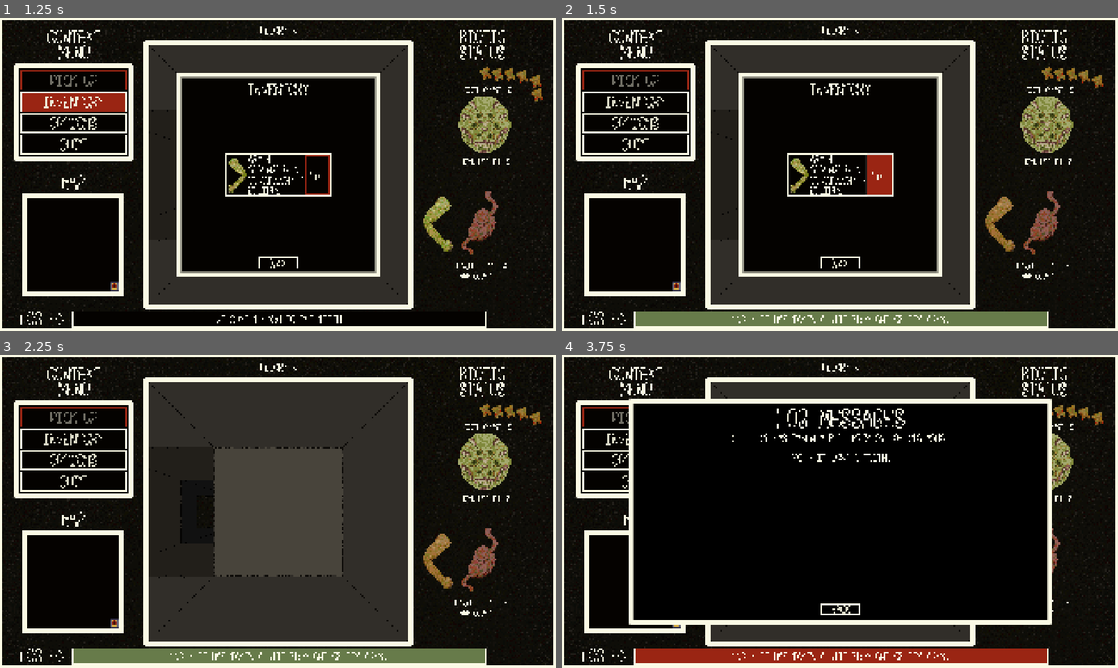
Above: before the commit, frames 1-4 (two rows, left to right).
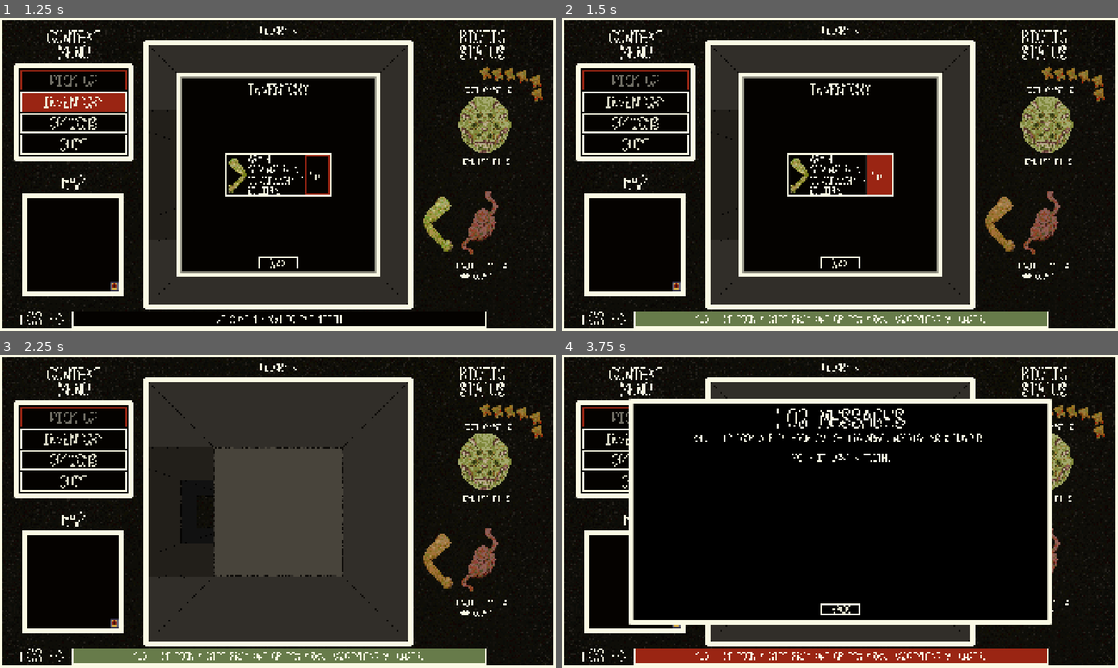
Above: after the commit, the same moments.

Repository: sym-z/arm-to-the-teeth
Game: Godot game, scene res://scenes/testing_level/testing_level.tscn
Same seed, same stepped clock (60 frames per second), same inputs: the game is played once before the commit and once after it. The project has no main scene, so this scene is started directly.
Inputs (mouse positions are in pixels of both pictures, inside the frame that each line leads up to):
- Up to frame 1 (1.25 s): click "INVENTORY" at 0.5 s
- Up to frame 2 (1.5 s): click "EAT" at 1.25 s
- Up to frame 3 (2.25 s): click "BACK" at 2 s
- Up to frame 4 (3.75 s): click "OPTIONS" at 2.75 s; tap Enter at 3.5 s; move the mouse to (840, 655) at 3.52 s; hold D (turn_right) from 3.53 s (still down); hold Space (pick_up) from 3.53 s (still down); click (840, 655) at 3.67 s

Frame 1 is identical in both runs. In frame 2, 0.5% of the frame differs, in the area x 24-98%, y 22-98%; in frame 3, 0.5%; in frame 4, 0.8%, in the area x 23-98%, y 22-98%.
Error in both runs: Invalid access to property or key 'ignore_combat' on a base object of type 'Node (globals.gd)'. (res://prefabs/player/player.gd:9)

Commit message:
hunger affects damage, and levels tuned

Diff:
--- a/src/prefabs/player/player.gd
+++ b/src/prefabs/player/player.gd
@@ -27,8 +27,13 @@
 var head : Head
 ## Hunger Stats
 var hunger : int = 0
-enum HUNGER_LEVEL {SATISFIED = 0,HUNGRY = 20, STARVING = 40, DEAD = 60}
+enum HUNGER_LEVEL {SATISFIED = 50,HUNGRY = 100, STARVING = 150, DEAD = 200}
+var arm_nurishment_min : int = 10
+var arm_nurishment_max : int = 30
 var hunger_state : HUNGER_LEVEL = HUNGER_LEVEL.SATISFIED
+var attack_debuff : float = 1.0
+var death_steps : int = 0
+const HUNGER_DAMAGE_TICK : int = 10
 signal hunger_ticked
 # For connecting the UI in the future to show specific states of hunger.
 signal hunger_satisfied
@@ -276,10 +281,15 @@
 # Apply conditions to hunger, tooth count, and health
 func arm_bitten():
 	#TODO: Randomize and check max and minimums
-	hunger -= 1
-	head.remove_teeth(1)
-	head.health += 1
-	Log.add_log_message("IT HAS TAKEN A BITE FROM ONE OF ITS ARMS.")
+	var hunger_nourished : int = randi_range(arm_nurishment_min,arm_nurishment_max)
+	var teeth_removed : int = randi_range(0,2)
+	hunger = max(hunger- hunger_nourished,0)
+	head.remove_teeth(teeth_removed)
+	head.health = min(head.health + 1,head.max_health)
+	if teeth_removed > 0:
+		Log.add_log_message("IT TOOK A BITE FROM ONE OF ITS ARMS, NOURISHING " + str(hunger_nourished) + " HUNGER AND LOSING " + str(teeth_removed) + " TEETH.")
+	else:
+		Log.add_log_message("IT TOOK A BITE FROM ONE OF ITS ARMS, NOURISHING " + str(hunger_nourished) + " HUNGER.")
 	stat_change.emit()
 	set_hunger_state()
 
@@ -287,17 +297,37 @@
 
 #region Hunger Management
 func tick_hunger():
-	hunger += 1
+	if hunger_state == HUNGER_LEVEL.DEAD:
+		death_steps += 1
+		if death_steps >= HUNGER_DAMAGE_TICK:
+			hunger_damage()
+	else:
+		hunger += 1
 	hunger_ticked.emit()
 	set_hunger_state()
+
+func hunger_damage():
+	head.health -= 1
+	Log.add_log_message("IT'S HEAD TOOK DAMAGE DUE TO ITS ADVANCED HUNGER.")
+	death_steps = 0
+	if head.health <= 0:
+		if Globals.verbose_console == true:
+			print("PLAYER HAS DIED")
+		Log.add_log_message("IT HAS PERISHED.")
+		#TODO: Stop all player input, pause, then transition to death scene
+		SceneTransition.testing_level()
+
 func set_hunger_state():
 	var before_state : HUNGER_LEVEL = hunger_state
 	if hunger >= HUNGER_LEVEL.DEAD:
 		hunger_state = HUNGER_LEVEL.DEAD
+		attack_debuff = 0.4
 	elif hunger >= HUNGER_LEVEL.STARVING:
 		hunger_state = HUNGER_LEVEL.STARVING
+		attack_debuff = 0.6
 	elif hunger >= HUNGER_LEVEL.HUNGRY:
 		hunger_state = HUNGER_LEVEL.HUNGRY
+		attack_debuff = 0.8
 	elif hunger >= HUNGER_LEVEL.SATISFIED:
 		hunger_state = HUNGER_LEVEL.SATISFIED
 	var after_state : HUNGER_LEVEL = hunger_state
@@ -313,9 +343,12 @@
 				Log.add_log_message("IT IS NOW HUNGRY.")
 			HUNGER_LEVEL.STARVING:
 				hunger_starving.emit()
+				death_steps = 0
 				Log.add_log_message("IT IS NOW STARVING.")
 			HUNGER_LEVEL.DEAD:
 				hunger_dead.emit()
 				Log.add_log_message("IT IS NOW DYING OF HUNGER.")
 		stat_change.emit()
-#endregion
+
+
+#endregion
--- a/src/prefabs/ui/combat_viewport/wheel_roller/wheel_roller.gd
+++ b/src/prefabs/ui/combat_viewport/wheel_roller/wheel_roller.gd
@@ -15,6 +15,7 @@
 
 var attacking_limb
 var is_head : bool
+var debuff : float
 var result_network : Dictionary[int,Callable] = {
 	0 : crit,
 	1 : whiff_heavy,
@@ -81,6 +82,7 @@
 	# Set the references
 	attacking_limb = limb
 	is_head = head
+	debuff = combat_viewport.player.attack_debuff
 	# Set to random frame
 	wheel.frame = randi_range(0,wheel.sprite_frames.get_frame_count("default")-1)
 	change_label()
@@ -123,6 +125,12 @@
 	Log.add_log_message("IT MISSED ITS ATTACK")
 
 func hit_enemy(damage: int):
+	if Globals.verbose_console == true:
+		print("HUNGER DEBUFF: ", debuff, " ORIGINAL DAMAGE: ", damage)
+	# Apply hunger effects, if any.
+	damage = max(roundi(damage * debuff),1)
+	if Globals.verbose_console == true:
+		print("ACTUAL DAMAGE: " , damage)
 	# Prevent negative hp in enemy stat label
 	combat_viewport.opponent.curr_health = max(0, combat_viewport.opponent.curr_health - damage)
 	Log.add_log_message("IT DEALT " + str(damage) + " DAMAGE.")
Not shown, changed: docs/DEVLOG.md
Not shown, changed: docs/TODO.md
